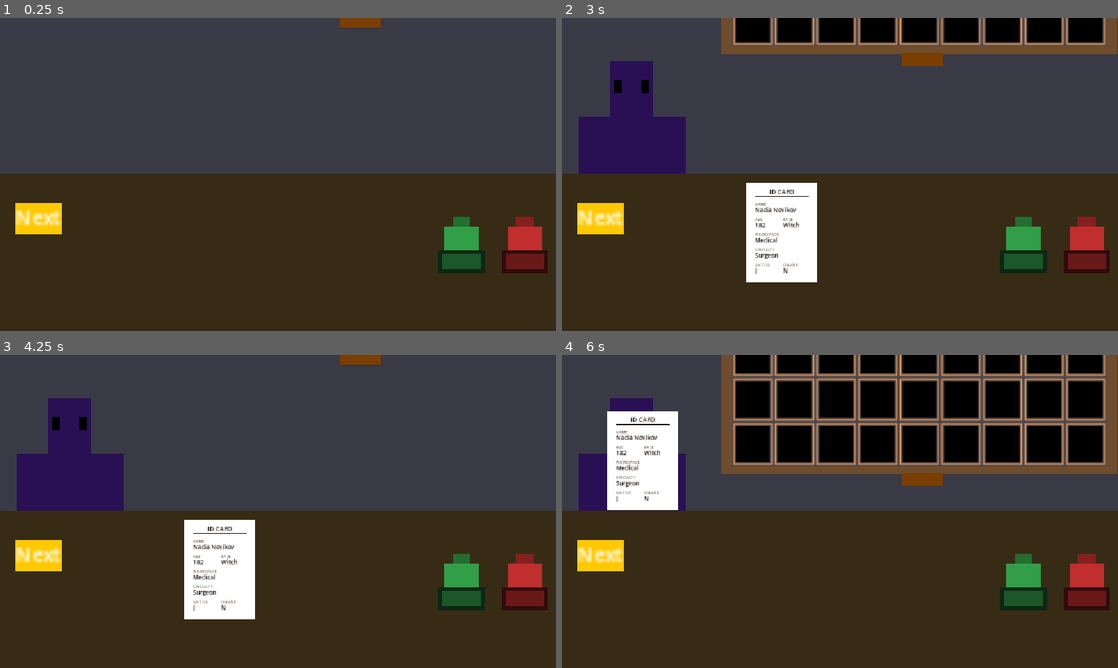
Above: before the commit, frames 1-4 (two rows, left to right).
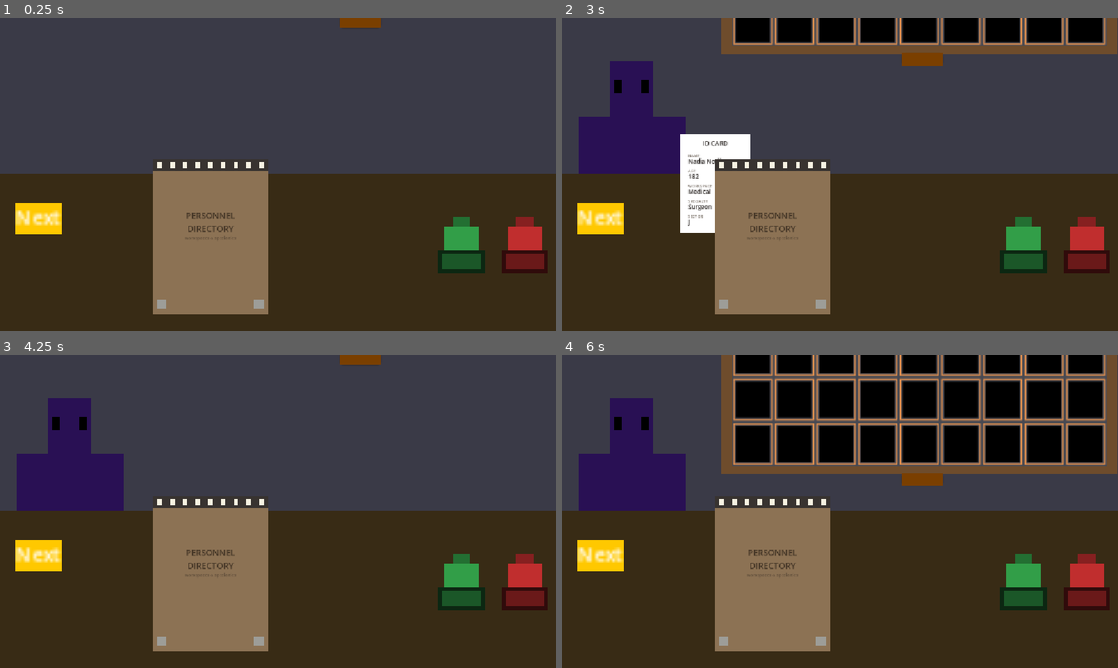
Above: after the commit, the same moments.

Repository: olhetsko/2026BrackeysGJ
Game: Godot game, scene res://Game/Game.tscn
The game is run twice, just before and just after one commit, with the same random seed, the same clock (stepped at 60 frames per second) and the same inputs.
Inputs (mouse positions are in pixels of both pictures, inside the frame that each line leads up to):
- Up to frame 1 (0.25 s): no input
- Up to frame 2 (3 s): click (600, 218) at 0.52 s; click (923, 21) at 1.25 s; click (923, 224) at 2 s; tap Enter at 2.75 s; move the mouse to (962, 158) at 2.77 s; tap Space at 2.85 s; click (962, 158) at 2.92 s
- Up to frame 3 (4.25 s): tap Space at 3.02, 3.32 s; drag from (166, 527) to (250, 574) at 3.52 s
- Up to frame 4 (6 s): tap Space at 4.25, 4.35, 5.85 s; move the mouse to (895, 442) at 4.27 s; click (895, 442) at 4.42 s; tap Enter at 5 s; drag from (812, 574) to (673, 464) at 5.02 s; move the mouse to (1006, 558) at 5.77 s; click (1006, 558) at 5.92 s

The runs differ from the first frame. In frame 1, 9.6% of the frame differs, in the area x 27-49%, y 46-95%; in frame 2, 12%; in frame 3, 9.6%; in frame 4, 14%, in the area x 8-49%, y 18-95%.

Commit message:
Notebook + stanmps

Diff:
--- a/Game/Game.tscn
+++ b/Game/Game.tscn
@@ -10,8 +10,6 @@
 [ext_resource type="PackedScene" uid="uid://c5t4mp0bj7q2x" path="res://Scenes/stamp.tscn" id="6_stmp0"]
 
 [node name="Game" type="Node2D" unique_id=871825224]
-
-[node name="Book" parent="." unique_id=602144893 instance=ExtResource("1_fuqhk")]
 
 [node name="Table" type="Node2D" parent="." unique_id=2102355496]
 
@@ -58,5 +56,9 @@
 texture = ExtResource("1_vrr3t")
 script = ExtResource("4_jxerj")
 
+[node name="Book" parent="." unique_id=602144893 instance=ExtResource("1_fuqhk")]
+position = Vector2(-35.000015, 36)
+scale = Vector2(0.2, 0.2)
+
 [node name="Pullout" parent="." unique_id=443729691 instance=ExtResource("4_37esa")]
 position = Vector2(41, -140)
--- a/Scenes/book.tscn
+++ b/Scenes/book.tscn
@@ -1,131 +1,209 @@
 [gd_scene format=3 uid="uid://b0okp4g3flip1"]
 
-[ext_resource type="Script" path="res://Scripts/book.gd" id="1_book0"]
+[ext_resource type="Script" uid="uid://w7feja6h4t7d" path="res://Scripts/book.gd" id="1_book0"]
 
 [node name="Book" type="Node2D" unique_id=602144893]
 script = ExtResource("1_book0")
 
-[node name="Cover" type="ColorRect" parent="." unique_id=602144894]
-offset_left = -120.0
-offset_top = -150.0
-offset_right = 120.0
-offset_bottom = 150.0
-mouse_filter = 2
-color = Color(0.34509805, 0.21960784, 0.1254902, 1)
-
-[node name="CoverFrame" type="ColorRect" parent="." unique_id=602144895]
-offset_left = -104.0
-offset_top = -134.0
-offset_right = 104.0
-offset_bottom = 134.0
-mouse_filter = 2
-color = Color(0.41960785, 0.27450982, 0.16078432, 1)
+[node name="Backing" type="ColorRect" parent="." unique_id=602144894]
+offset_left = -150.0
+offset_top = -200.0
+offset_right = 150.0
+offset_bottom = 200.0
+mouse_filter = 2
+color = Color(0.54901963, 0.44705883, 0.32941177, 1)
+
+[node name="Paper" type="ColorRect" parent="." unique_id=602144899]
+offset_left = -142.0
+offset_top = -166.0
+offset_right = 142.0
+offset_bottom = 192.0
+mouse_filter = 2
+color = Color(0.9647059, 0.9490196, 0.8862745, 1)
+
+[node name="MarginLine" type="ColorRect" parent="." unique_id=602144907]
+offset_left = -110.0
+offset_top = -166.0
+offset_right = -108.5
+offset_bottom = 192.0
+mouse_filter = 2
+color = Color(0.7607843, 0.35686275, 0.34117648, 1)
+
+[node name="Rules" type="Node2D" parent="." unique_id=602144908]
 
 [node name="CoverTitle" type="Label" parent="." unique_id=602144896]
-offset_left = -100.0
-offset_top = -46.0
-offset_right = 100.0
-offset_bottom = -6.0
-mouse_filter = 2
-theme_override_colors/font_color = Color(0.9019608, 0.8235294, 0.6784314, 1)
-theme_override_font_sizes/font_size = 20
-horizontal_alignment = 1
-vertical_alignment = 1
+offset_left = -130.0
+offset_top = -70.0
+offset_right = 130.0
+offset_bottom = -10.0
+theme_override_colors/font_color = Color(0.25882354, 0.20392157, 0.14509805, 1)
+theme_override_font_sizes/font_size = 22
 text = "PERSONNEL
 DIRECTORY"
+horizontal_alignment = 1
+vertical_alignment = 1
 
 [node name="CoverSubtitle" type="Label" parent="." unique_id=602144897]
+offset_left = -130.0
+offset_top = -4.0
+offset_right = 130.0
+offset_bottom = 20.0
+theme_override_colors/font_color = Color(0.36078432, 0.29411766, 0.21960784, 1)
+theme_override_font_sizes/font_size = 11
+text = "workspaces & specialties"
+horizontal_alignment = 1
+
+[node name="BackText" type="Label" parent="." unique_id=602144898]
+offset_left = -130.0
+offset_top = -12.0
+offset_right = 130.0
+offset_bottom = 12.0
+theme_override_colors/font_color = Color(0.36078432, 0.29411766, 0.21960784, 1)
+theme_override_font_sizes/font_size = 12
+text = "END OF RECORD"
+horizontal_alignment = 1
+vertical_alignment = 1
+
+[node name="PageHeading" type="Label" parent="." unique_id=602144900]
 offset_left = -100.0
-offset_top = 2.0
-offset_right = 100.0
-offset_bottom = 22.0
-mouse_filter = 2
-theme_override_colors/font_color = Color(0.6901961, 0.5921569, 0.45882353, 1)
-theme_override_font_sizes/font_size = 10
-horizontal_alignment = 1
-text = "workspaces & specialties"
-
-[node name="BackText" type="Label" parent="." unique_id=602144898]
-offset_left = -100.0
-offset_top = -12.0
-offset_right = 100.0
-offset_bottom = 12.0
-mouse_filter = 2
-theme_override_colors/font_color = Color(0.6901961, 0.5921569, 0.45882353, 1)
-theme_override_font_sizes/font_size = 12
-horizontal_alignment = 1
-vertical_alignment = 1
-text = "END OF RECORD"
-
-[node name="Paper" type="ColorRect" parent="." unique_id=602144899]
-offset_left = -110.0
-offset_top = -140.0
-offset_right = 110.0
-offset_bottom = 140.0
-mouse_filter = 2
-color = Color(0.9372549, 0.9098039, 0.827451, 1)
-
-[node name="PageHeading" type="Label" parent="." unique_id=602144900]
-offset_left = -98.0
-offset_top = -130.0
-offset_right = 98.0
-offset_bottom = -112.0
-mouse_filter = 2
+offset_top = -158.0
+offset_right = 130.0
+offset_bottom = -140.0
 theme_override_colors/font_color = Color(0.16078432, 0.12941177, 0.09803922, 1)
 theme_override_font_sizes/font_size = 13
 text = "WORKSPACES"
 
 [node name="HeadingIndex" type="Label" parent="." unique_id=602144901]
-offset_left = -98.0
-offset_top = -128.0
-offset_right = 98.0
-offset_bottom = -112.0
-mouse_filter = 2
+offset_left = -100.0
+offset_top = -156.0
+offset_right = 130.0
+offset_bottom = -140.0
 theme_override_colors/font_color = Color(0.4509804, 0.39215687, 0.32156864, 1)
 theme_override_font_sizes/font_size = 9
+text = "1 / 1"
 horizontal_alignment = 2
-text = "1 / 4"
 
 [node name="HeadingRule" type="ColorRect" parent="." unique_id=602144902]
-offset_left = -98.0
-offset_top = -110.0
-offset_right = 98.0
-offset_bottom = -108.5
+offset_left = -100.0
+offset_top = -136.0
+offset_right = 130.0
+offset_bottom = -134.5
 mouse_filter = 2
 color = Color(0.16078432, 0.12941177, 0.09803922, 1)
 
 [node name="Content" type="RichTextLabel" parent="." unique_id=602144903]
-offset_left = -98.0
-offset_top = -104.0
-offset_right = 98.0
-offset_bottom = 110.0
+offset_left = -104.0
+offset_top = -128.0
+offset_right = 138.0
+offset_bottom = 160.0
 mouse_filter = 2
 theme_override_colors/default_color = Color(0.16078432, 0.12941177, 0.09803922, 1)
-theme_override_font_sizes/normal_font_size = 9
+theme_override_font_sizes/normal_font_size = 6
+theme_override_font_sizes/bold_font_size = 6
 bbcode_enabled = true
-text = ""
 
 [node name="PageNumber" type="Label" parent="." unique_id=602144904]
-offset_left = -60.0
-offset_top = 118.0
-offset_right = 60.0
-offset_bottom = 132.0
-mouse_filter = 2
+offset_left = -40.0
+offset_top = 168.0
+offset_right = 40.0
+offset_bottom = 182.0
 theme_override_colors/font_color = Color(0.4509804, 0.39215687, 0.32156864, 1)
 theme_override_font_sizes/font_size = 8
-horizontal_alignment = 1
-text = "1 / 6"
+text = "1 / 3"
+horizontal_alignment = 1
+
+[node name="BindingStrip" type="ColorRect" parent="." unique_id=602144895]
+offset_left = -150.0
+offset_top = -200.0
+offset_right = 150.0
+offset_bottom = -170.0
+mouse_filter = 2
+color = Color(0.21960784, 0.2, 0.1882353, 1)
+
+[node name="Holes" type="Node2D" parent="." unique_id=602144909]
+
+[node name="Hole1" type="ColorRect" parent="Holes" unique_id=602144910]
+offset_left = -138.0
+offset_top = -192.0
+offset_right = -126.0
+offset_bottom = -178.0
+mouse_filter = 2
+color = Color(0.9647059, 0.9490196, 0.8862745, 1)
+
+[node name="Hole2" type="ColorRect" parent="Holes" unique_id=602144911]
+offset_left = -105.0
+offset_top = -192.0
+offset_right = -93.0
+offset_bottom = -178.0
+mouse_filter = 2
+color = Color(0.9647059, 0.9490196, 0.8862745, 1)
+
+[node name="Hole3" type="ColorRect" parent="Holes" unique_id=602144912]
+offset_left = -72.0
+offset_top = -192.0
+offset_right = -60.0
+offset_bottom = -178.0
+mouse_filter = 2
+color = Color(0.9647059, 0.9490196, 0.8862745, 1)
+
+[node name="Hole4" type="ColorRect" parent="Holes" unique_id=602144913]
+offset_left = -39.0
+offset_top = -192.0
+offset_right = -27.0
+offset_bottom = -178.0
+mouse_filter = 2
+color = Color(0.9647059, 0.9490196, 0.8862745, 1)
+
+[node name="Hole5" type="ColorRect" parent="Holes" unique_id=602144914]
+offset_left = -6.0
+offset_top = -192.0
+offset_right = 6.0
+offset_bottom = -178.0
+mouse_filter = 2
+color = Color(0.9647059, 0.9490196, 0.8862745, 1)
+
+[node name="Hole6" type="ColorRect" parent="Holes" unique_id=602144915]
+offset_left = 27.0
+offset_top = -192.0
+offset_right = 39.0
+offset_bottom = -178.0
+mouse_filter = 2
+color = Color(0.9647059, 0.9490196, 0.8862745, 1)
+
+[node name="Hole7" type="ColorRect" parent="Holes" unique_id=602144916]
+offset_left = 60.0
+offset_top = -192.0
+offset_right = 72.0
+offset_bottom = -178.0
+mouse_filter = 2
+color = Color(0.9647059, 0.9490196, 0.8862745, 1)
+
+[node name="Hole8" type="ColorRect" parent="Holes" unique_id=602144917]
+offset_left = 93.0
+offset_top = -192.0
+offset_right = 105.0
+offset_bottom = -178.0
+mouse_filter = 2
+color = Color(0.9647059, 0.9490196, 0.8862745, 1)
+
+[node name="Hole9" type="ColorRect" parent="Holes" unique_id=602144918]
+offset_left = 126.0
+offset_top = -192.0
+offset_right = 138.0
+offset_bottom = -178.0
+mouse_filter = 2
+color = Color(0.9647059, 0.9490196, 0.8862745, 1)
 
 [node name="PrevCorner" type="ColorRect" parent="." unique_id=602144905]
-offset_left = -108.0
-offset_top = 114.0
-offset_right = -86.0
-offset_bottom = 136.0
+offset_left = -138.0
+offset_top = 164.0
+offset_right = -114.0
+offset_bottom = 188.0
 color = Color(0.6156863, 0.6156863, 0.59607846, 1)
 
 [node name="NextCorner" type="ColorRect" parent="." unique_id=602144906]
-offset_left = 86.0
-offset_top = 114.0
-offset_right = 108.0
-offset_bottom = 136.0
+offset_left = 114.0
+offset_top = 164.0
+offset_right = 138.0
+offset_bottom = 188.0
 color = Color(0.6156863, 0.6156863, 0.59607846, 1)
--- a/Scripts/book.gd
+++ b/Scripts/book.gd
@@ -1,30 +1,35 @@
 extends Node2D
 
-# A flippable reference book. Click the grey corner tabs to turn a page - the
-# flip is instant, no animation. Page 0 is the front cover and the last page is
-# the back cover; everything between is paper.
+# A flippable note tablet. Click the grey corner tabs to turn a page - the flip
+# is instant, no animation. Page 0 is the front cover and the last page is the
+# back; between them is the workspace/specialty table, all on one sheet.
 #
-# The workspace/specialty table is read straight out of document.gd, so editing
-# WORKSPACES there updates the book with no changes here.
+# The table is read straight out of document.gd, so editing WORKSPACES there
+# updates the tablet with no changes here.
 
 const DocumentScript = preload("res://Scripts/document.gd")
 
-# How many workspaces are listed on one page. Lower this if entries start
-# running off the bottom of the paper.
-const PER_PAGE := 3
+# Workspaces listed on one sheet. The default puts the whole table on a single
+# page; lower it to split across several if the list ever outgrows the paper.
+const PER_PAGE := 999
 
 const KIND_COVER := "cover"
 const KIND_PAPER := "paper"
 const KIND_BACK := "back"
 
 const INK := "2a2119"
-const HEADING_INK := "4a3524"
+const HEADING_INK := "6b4a2f"
 
-@onready var cover_frame: ColorRect = $CoverFrame
+## Faint blue ruling, drawn to line up with the text rather than guessed at.
+const RULE_COLOR := Color(0.68, 0.74, 0.80, 0.75)
+const RULES_BOTTOM := 160.0
+
+@onready var paper: ColorRect = $Paper
+@onready var margin_line: ColorRect = $MarginLine
+@onready var rules: Node2D = $Rules
 @onready var cover_title: Label = $CoverTitle
 @onready var cover_subtitle: Label = $CoverSubtitle
 @onready var back_text: Label = $BackText
-@onready var paper: ColorRect = $Paper
 @onready var page_heading: Label = $PageHeading
 @onready var heading_index: Label = $HeadingIndex
 @onready var heading_rule: ColorRect = $HeadingRule
@@ -39,6 +44,7 @@
 
 func _ready() -> void:
 	pages = build_pages()
+	build_rules()
 	prev_corner.gui_input.connect(corner_input.bind(-1))
 	next_corner.gui_input.connect(corner_input.bind(1))
 	show_page(0)
@@ -64,16 +70,18 @@
 	var kind: String = page["kind"]
 	var is_paper := kind == KIND_PAPER
 
-	# The cover boards sit behind everything and Paper is drawn over them, so
-	# turning Paper off is what reveals a cover.
+	# The cardboard backing sits behind everything and Paper is drawn over it,
+	# so turning Paper off is what reveals a cover.
 	paper.visible = is_paper
+	margin_line.visible = is_paper
+	rules.visible = is_paper
 	page_heading.visible = is_paper
-	heading_index.visible = is_paper
 	heading_rule.visible = is_paper
 	content.visible = is_paper
+	# Only worth showing which sheet you are on when there is more than one.
+	heading_index.visible = is_paper and page["sheets"] > 1
 	page_number.visible = is_paper
 
-	cover_frame.visible = not is_paper
 	cover_title.visible = kind == KIND_COVER
 	cover_subtitle.visible = kind == KIND_COVER
 	back_text.visible = kind == KIND_BACK
@@ -85,19 +93,18 @@
 		page_number.text = "%d / %d" % [current + 1, pages.size()]
 
 
-# --- page contents --------------------------------------------------------
-
 func build_pages() -> Array[Dictionary]:
 	var built: Array[Dictionary] = []
 	built.append({"kind": KIND_COVER})
 
 	var names: Array = DocumentScript.WORKSPACES.keys()
-	var sheets := int(ceil(names.size() / float(PER_PAGE)))
+	var sheets := maxi(1, int(ceil(names.size() / float(PER_PAGE))))
 	for i in sheets:
 		var chunk := names.slice(i * PER_PAGE, mini((i + 1) * PER_PAGE, names.size()))
 		built.append({
 			"kind": KIND_PAPER,
 			"heading": "WORKSPACES",
+			"sheets": sheets,
 			"index": "%d / %d" % [i + 1, sheets],
 			"body": table_bbcode(chunk),
 		})
@@ -106,15 +113,35 @@
 	return built
 
 
-# One workspace per block: the name, then its five specialties on a wrapped
-# line beneath it.
+# One row per workspace: the name, then its specialties on the same line so the
+# whole table fits a single sheet.
 func table_bbcode(workspace_names: Array) -> String:
 	var lines: Array[String] = []
 	for workspace in workspace_names:
 		var specialties: Array = DocumentScript.WORKSPACES[workspace]
-		lines.append("[b][color=#%s]%s[/color][/b]" % [
+		lines.append("[b][color=#%s]%s[/color][/b]  [color=#%s]%s[/color]" % [
 			HEADING_INK, str(workspace).to_upper(),
+			INK, " · ".join(specialties),
 		])
-		lines.append("[color=#%s]%s[/color]" % [INK, " · ".join(specialties)])
-		lines.append("")
 	return "\n".join(lines)
+
+
+func build_rules() -> void:
+	var font := content.get_theme_font("normal_font")
+	if font == null:
+		return
+	var font_size := content.get_theme_font_size("normal_font_size")
+	var line_height := font.get_height(font_size)
+	if line_height <= 0.0:
+		return
+
+	var top: float = content.position.y
+	var i := 1
+	while top + i * line_height < RULES_BOTTOM:
+		var rule := ColorRect.new()
+		rule.color = RULE_COLOR
+		rule.mouse_filter = Control.MOUSE_FILTER_IGNORE
+		rule.position = Vector2(content.position.x, top + i * line_height - 1.0)
+		rule.size = Vector2(content.size.x, 1.0)
+		rules.add_child(rule)
+		i += 1
--- a/Scripts/document.gd
+++ b/Scripts/document.gd
@@ -92,10 +92,15 @@
 	slide_to(SHOWN_POS)
 
 func on_next_customer_requested() -> void:
+	leave()
+
+
+# Send the sheet away and hide it once it is off the counter, so nothing shows
+# while we wait. If a customer arrives mid-slide, slide_to kills this tween and
+# finished never fires, so roll_person's visible = true is not undone after.
+func leave() -> void:
+	dragging = false
 	slide_to(HIDDEN_POS)
-	# Gone once it is off the counter, so nothing shows while we wait. If a
-	# customer arrives mid-slide, slide_to kills this tween and finished never
-	# fires, so roll_person's visible = true is not undone afterwards.
 	tween.finished.connect(func() -> void: visible = false)
 
 
@@ -168,3 +173,11 @@
 
 	elif event is InputEventMouseMotion and dragging:
 		global_position = event_world_pos(event) + drag_offset
+
+	elif event is InputEventKey and event.keycode == KEY_SPACE:
+		# Space always sends the sheet away, stamped or not, over it or not.
+		# The stamps sit later in the tree so they get this event first and any
+		# mark is already on the paper by the time it leaves.
+		if event.pressed and not event.echo:
+			leave()
+			get_viewport().set_input_as_handled()
--- a/Scripts/stamp.gd
+++ b/Scripts/stamp.gd
@@ -10,6 +10,10 @@
 # Colour is exported, so one scene covers both stamps - set it per instance.
 
 const HOVER_GROW := 1.25
+
+## Drop the block this close to its case and it clicks back into it, so putting
+## a stamp away does not need pixel-perfect aiming. Measured in local units.
+const SNAP_DISTANCE := 30.0
 
 ## Pad, block and the mark this stamp leaves all come from this one colour, so
 ## a stamp can never ink a different colour than it looks.
@@ -26,9 +30,13 @@
 
 var dragging := false
 var drag_offset := Vector2.ZERO
+## Where the block sits in its case, taken from the scene so moving the case in
+## the editor moves the resting place with it.
+var home := Vector2.ZERO
 
 
 func _ready() -> void:
+	home = block.position
 	apply_style()
 
 
@@ -88,6 +96,7 @@
 			get_viewport().set_input_as_handled()
 		elif not event.pressed and dragging:
 			dragging = false
+			snap_home_if_near()
 			get_viewport().set_input_as_handled()
 
 	elif event is InputEventMouseMotion and dragging:
@@ -95,10 +104,17 @@
 		refresh_hover()
 
 	elif event is InputEventKey and event.keycode == KEY_SPACE:
-		# echo guards against a held key stamping every frame.
+		# echo guards against a held key stamping every frame. The event is
+		# deliberately left unhandled so the document still sees it and leaves.
 		if event.pressed and not event.echo and over_document():
 			stamp()
-			get_viewport().set_input_as_handled()
+
+
+# Let go near the case and the block drops back into it.
+func snap_home_if_near() -> void:
+	if block.position.distance_to(home) <= SNAP_DISTANCE:
+		block.position = home
+	refresh_hover()
 
 
 func stamp() -> void:
